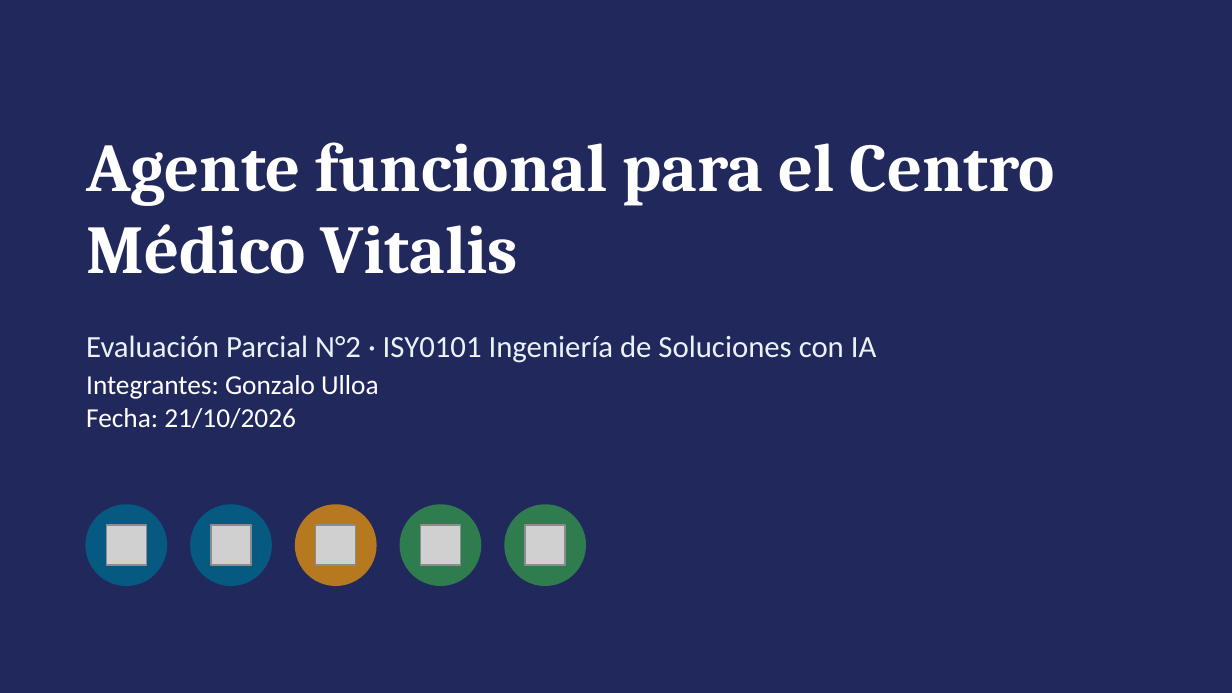
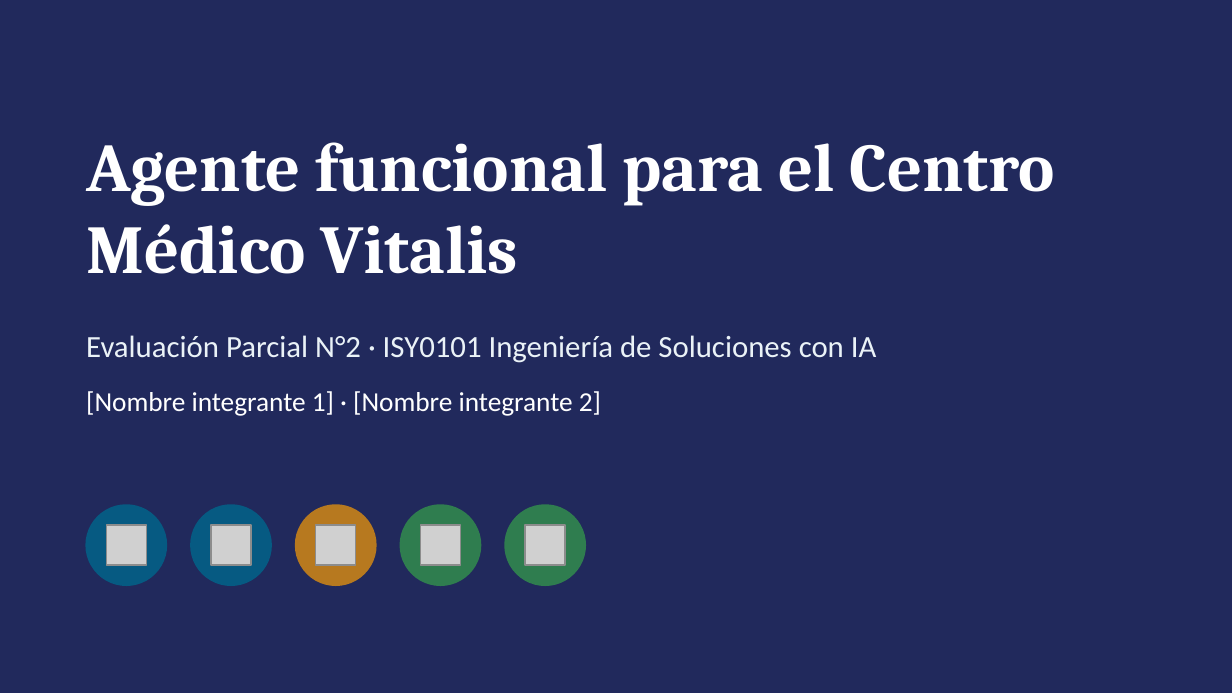
Before and after one commit to Gonzalo25U/agente-funcional-vitalis, a slide deck: slide 1 of EP2_Vitalis_Presentacion.pptx. Drawn at 1232x693 pixels with LibreOffice and Linux fonts; fonts in the diff are those of the drawing; grey boxes stand for pictures. Boxes give left, top, right and bottom in pixels: in the first picture for what was removed or moved away, otherwise in the second. Text is boxed around its words. In the diff, an @@ line names an element or a change of style, - is before the commit and + after.

```diff
--- a/EP2_Vitalis_Presentacion.pptx
+++ b/EP2_Vitalis_Presentacion.pptx
@@ text at (x1=86, y1=391, x2=601, y2=416): text changed @@
-Integrantes: Gonzalo Ulloa
-Fecha: 21/10/2026
+[Nombre integrante 1] · [Nombre integrante 2]
```
Also in this commit, not shown: 5 other slides changed, 1 other file.
